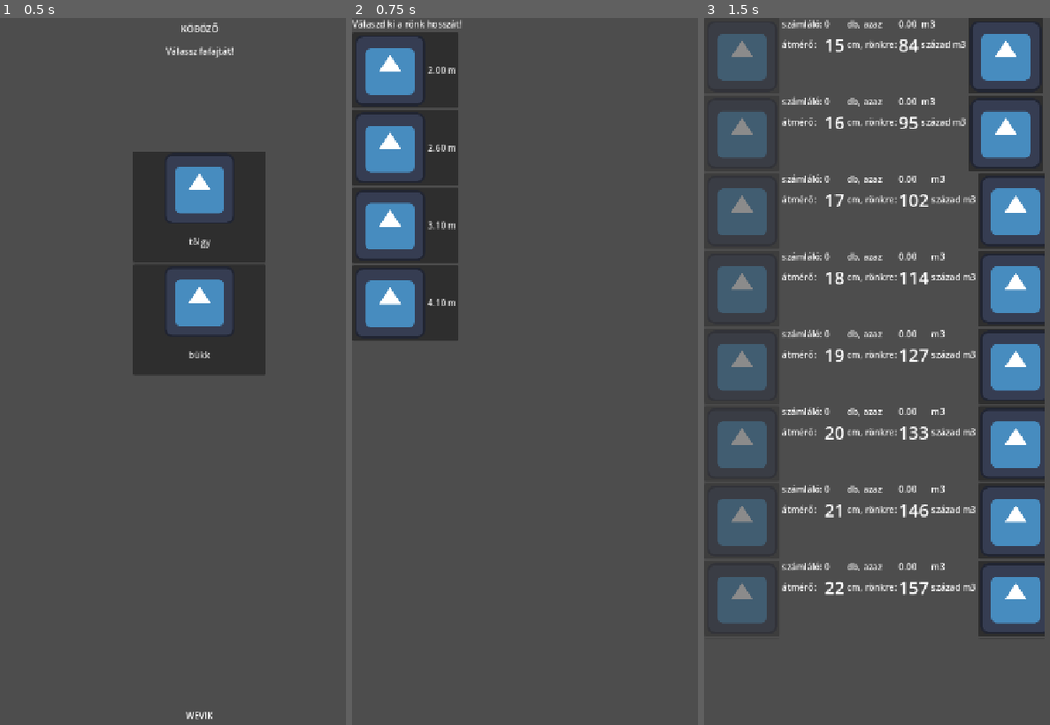
Above: before the commit, frames 1-3 (left to right).
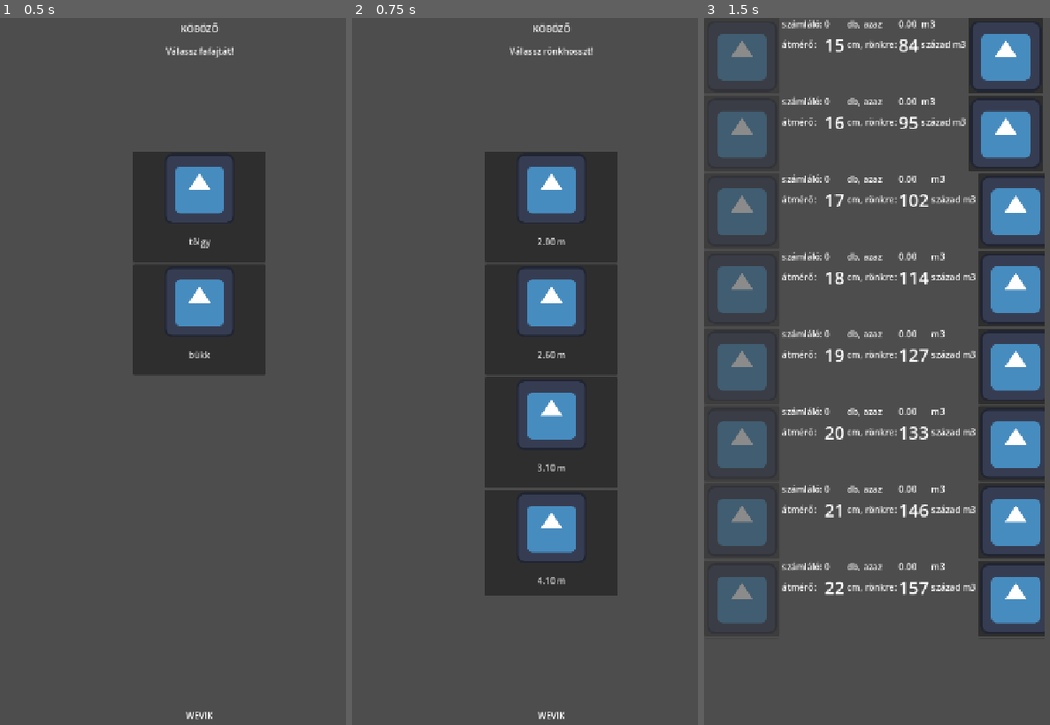
Above: after the commit, the same moments.

Repository: rolika/kob_g
Game: Godot game, scene res://main.tscn
Two runs of this game, one before a commit and one after it. Both use one fixed random seed, a clock stepped at 60 frames per second and the inputs below. The engine's default icon, where the game draws it, is replaced by a stand-in: a white triangle on a blue panel in a dark square.
Inputs:
- Up to frame 1 (0.5 s): no input
- Up to frame 2 (0.75 s): click "tölgy" at 0.5 s
- Up to frame 3 (1.5 s): click "2.00 m" at 1.25 s

Frame 1 is identical in both runs. In frame 2, 30% of the frame differs, in the area x 0-77%, y 0-100%; in frame 3, nothing differs.

Commit message:
select length, again

Diff:
--- /dev/null
+++ b/scenes/length_options.tscn
@@ -0,0 +1,47 @@
+[gd_scene load_steps=2 format=3 uid="uid://cusxhfkwl7co1"]
+
+[ext_resource type="Script" uid="uid://img6rsmdw3ge" path="res://scripts/length_options.gd" id="1_ng2i2"]
+
+[node name="LengthOptions" type="Node2D"]
+script = ExtResource("1_ng2i2")
+
+[node name="TitleLabel" type="Label" parent="."]
+offset_right = 720.0
+offset_bottom = 40.0
+size_flags_horizontal = 0
+text = "KÖBÖZŐ"
+horizontal_alignment = 1
+vertical_alignment = 1
+
+[node name="SubtitleLabel" type="Label" parent="."]
+offset_top = 40.0
+offset_right = 720.0
+offset_bottom = 80.0
+size_flags_horizontal = 0
+text = "Válassz rönkhosszt!"
+horizontal_alignment = 1
+vertical_alignment = 1
+
+[node name="ScrollContainer" type="ScrollContainer" parent="."]
+custom_minimum_size = Vector2(240, 800)
+offset_left = 240.0
+offset_top = 240.0
+offset_right = 480.0
+offset_bottom = 1040.0
+horizontal_scroll_mode = 0
+vertical_scroll_mode = 3
+
+[node name="VBoxContainer" type="VBoxContainer" parent="ScrollContainer"]
+custom_minimum_size = Vector2(240, 800)
+layout_mode = 2
+size_flags_horizontal = 3
+size_flags_vertical = 3
+
+[node name="FooterLabel" type="Label" parent="."]
+offset_top = 1240.0
+offset_right = 720.0
+offset_bottom = 1280.0
+size_flags_horizontal = 0
+text = "WEVIK"
+horizontal_alignment = 1
+vertical_alignment = 1
--- a/scenes/select_length.tscn
+++ /dev/null
@@ -1,26 +0,0 @@
-[gd_scene load_steps=2 format=3 uid="uid://kagin3e75xe8"]
-
-[ext_resource type="Script" uid="uid://b4nvixw64ef7b" path="res://scripts/select_length.gd" id="1_k2hkj"]
-
-[node name="SelectLength" type="Control"]
-layout_mode = 3
-anchors_preset = 0
-script = ExtResource("1_k2hkj")
-
-[node name="VBoxContainer" type="VBoxContainer" parent="."]
-layout_mode = 0
-offset_right = 40.0
-offset_bottom = 40.0
-
-[node name="Label" type="Label" parent="VBoxContainer"]
-layout_mode = 2
-text = "Válaszd ki a rönk hosszát!"
-
-[node name="ScrollContainer" type="ScrollContainer" parent="VBoxContainer"]
-custom_minimum_size = Vector2(616, 1120)
-layout_mode = 2
-horizontal_scroll_mode = 0
-vertical_scroll_mode = 3
-
-[node name="VBoxContainer" type="VBoxContainer" parent="VBoxContainer/ScrollContainer"]
-layout_mode = 2
--- a/scenes/select_type.tscn
+++ /dev/null
@@ -1,27 +0,0 @@
-[gd_scene load_steps=3 format=3 uid="uid://dmvlb83ioodb8"]
-
-[ext_resource type="Script" uid="uid://domiic3pu6i33" path="res://scripts/select_type.gd" id="1_lk0hk"]
-[ext_resource type="Texture2D" uid="uid://7oc0weeunmu" path="res://icon.svg" id="2_hv7jc"]
-
-[node name="SelectTpye" type="VBoxContainer"]
-offset_right = 40.0
-offset_bottom = 40.0
-script = ExtResource("1_lk0hk")
-
-[node name="Label" type="Label" parent="."]
-layout_mode = 2
-text = "Válassz fafajtát!"
-
-[node name="ScrollContainer" type="ScrollContainer" parent="."]
-clip_contents = false
-custom_minimum_size = Vector2(616, 1120)
-layout_mode = 2
-horizontal_scroll_mode = 0
-vertical_scroll_mode = 3
-
-[node name="VBoxContainer" type="VBoxContainer" parent="ScrollContainer"]
-layout_mode = 2
-
-[node name="Button" type="Button" parent="ScrollContainer/VBoxContainer"]
-layout_mode = 2
-icon = ExtResource("2_hv7jc")
--- a/scripts/select_type.gd
+++ b/scripts/length_options.gd
@@ -1,23 +1,19 @@
-extends VBoxContainer
-
+extends Node2D
 
 const ICON: CompressedTexture2D = preload("res://icon.svg")
+signal length_selected(type: String, length: float)
+@export var woodtype: String = "bükk"
 
-
-signal type_selected(type: String)
-
-
-# Called when the node enters the scene tree for the first time.
 func _ready() -> void:
-    for woodtype in File_IO.get_woodtypes():
+    for woodlength in File_IO.get_woodlengths(woodtype):
         var button = Button.new()
-        button.text = woodtype
+        button.text = "%.2f m" % woodlength
         button.icon = ICON
         button.vertical_icon_alignment = VERTICAL_ALIGNMENT_TOP
         button.icon_alignment = HORIZONTAL_ALIGNMENT_CENTER
+        button.custom_minimum_size = Vector2(240, 200)
         button.pressed.connect(_button_pressed.bind(button))
         $ScrollContainer/VBoxContainer.add_child(button)
 
-
 func _button_pressed(button: Button) -> void:
-    type_selected.emit(button.text)
+    length_selected.emit(woodtype, float(button.text))
--- a/scripts/main.gd
+++ b/scripts/main.gd
@@ -2,7 +2,7 @@
 
 
 const SELECT_TYPE = preload("res://scenes/type_options.tscn")
-const SELECT_LENGTH = preload("res://scenes/select_length.tscn")
+const SELECT_LENGTH = preload("res://scenes/length_options.tscn")
 const CUBE_WORKSPACE = preload("res://scenes/cube_workspace.tscn")
 
 var scene: Node
--- a/scripts/select_length.gd
+++ /dev/null
@@ -1,24 +0,0 @@
-extends Control
-
-
-const ICON: CompressedTexture2D = preload("res://icon.svg")
-
-
-@export var woodtype: String = "bükk"
-
-
-signal length_selected(type: String, length: float)
-
-
-# Called when the node enters the scene tree for the first time.
-func _ready() -> void:
-    for woodlength in File_IO.get_woodlengths(woodtype):
-        var button = Button.new()
-        button.text = "%.2f m" % woodlength
-        button.icon = ICON
-        button.pressed.connect(_button_pressed.bind(button))
-        $VBoxContainer/ScrollContainer/VBoxContainer.add_child(button)
-
-
-func _button_pressed(button: Button) -> void:
-    length_selected.emit(woodtype, float(button.text))
--- a/scripts/type_options.gd
+++ b/scripts/type_options.gd
@@ -7,7 +7,7 @@
     for woodtype in File_IO.get_woodtypes():
         var button = Button.new()
         button.text = woodtype
-        button.icon = ICON  # it's not the icon
+        button.icon = ICON
         button.vertical_icon_alignment = VERTICAL_ALIGNMENT_TOP
         button.icon_alignment = HORIZONTAL_ALIGNMENT_CENTER
         button.custom_minimum_size = Vector2(240, 200)
Not shown, added: scripts/length_options.gd.uid
Not shown, removed: scripts/select_length.gd.uid
Not shown, removed: scripts/select_type.gd.uid
